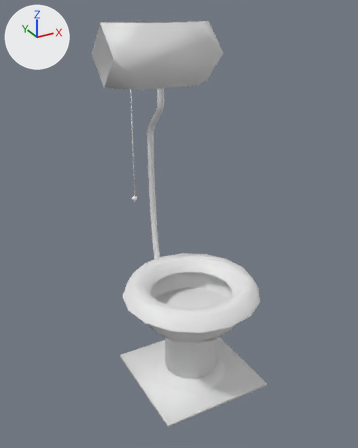
A saved change to the FBX model Assets/Mikael Folder/Assets/Toilet.fbx.
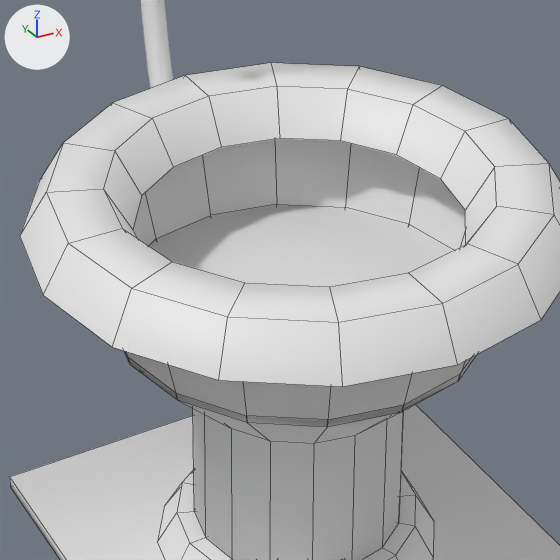
The first picture shows the older version from a camera (50 mm lens) standing at (-0.824, -1.401, 0.995) and looking at (-0.024, 0.053, 0.268). The close-ups show the older and then the newer version on the part from 33% to 71% of the width and 53% to 84% of the height of that picture. Only the edits that show in the close-ups are written down. The axes (+X, +Y, +Z) are drawn at upper left. The lights are the same throughout. The close-ups show mesh edges as thin lines. Where no turn or scale is listed for an object, it has been applied to the vertices. Vertices at exactly the same position are counted once.

Objects in the first close-up: 'BézierCurve', 'RaisedPlatform', 'ToiletBowl', 'ToiletButtom', 'ToiletSeat', 'Water'.
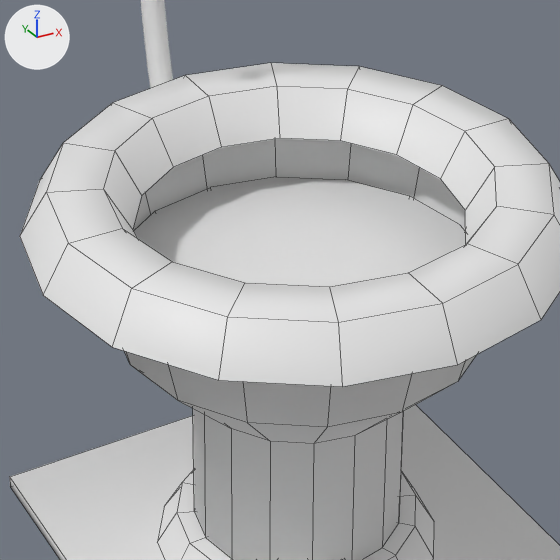
Where the newer file only moved an object's origin or applied its transform, the numbers keep the older frame.

The edits, one by one:
me_cube_003 is used by ob_water; location (0.0, 0.0, -0.332).
me_cube_003 had 32 vertices, 17 faces and spanned x -0.181..0.182, y -0.182..0.181, z 0.234..0.243.
me_cube_003 now has 32 vertices, 17 faces and spans x -0.181..0.182, y -0.182..0.181, z 0.266..0.276.
me_cube_003 part 1: the whole mesh is moved by (0.0, 0.0, 0.033).

Changed parts and their boxes [x1, y1, x2, y2] in the close-ups (560 x 560 px):
'Water', moved
    before: [124, 204, 475, 427]
    after: [134, 177, 466, 287]
